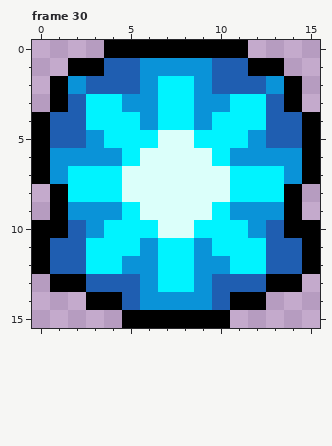
Two states of a pixel-art file, ExternalAssets/Buffs.ase. That is the earlier state.
16x16 pixels, 326 frames. Colours within 5 levels of each other are drawn and written as one. Shown: frame 30. The commit also changed other frames, which this record leaves out.
After:
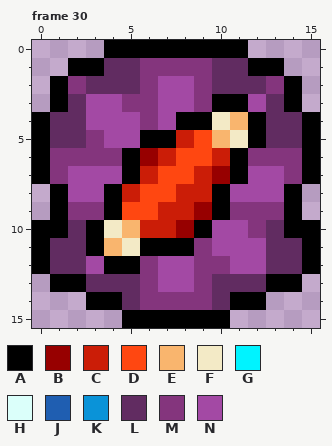
Palette (. is transparent): A #000000  B #970000  C #cb1d07  D #ff4711  E #f9b56e  F #f3eac6  G #00f3ff  H #dbfffa  J #1f5eb1  K #0a93d8  L #612c61  M #84357d  N #a349a4
From old to new:
--- frame 30, layers "Layer 2", "Layer 1"
@@ x 0..15 @@
  0 ....AAAAAAAA....
- 1 ..AAJJKKKKJJAA..
- 2 .AKJJJKGGKJJJKA.
- 3 .AJGGKKGGKKGGJA.
- 4 AJJGGGKGGKGGGJJA
- 5 AJJKGGGHHGGGKJJA
- 6 AKKKKGHHHHGKKKKA
- 7 AKGGGHHHHHHGGGKA
- 8 .AGGGHHHHHHGGGA.
- 9 .AKKKGHHHHGKKKA.
-10 AAJKGGGHHGGGKJAA
-11 AJJGGGKGGKGGGJJA
-12 AJJGGKKGGKKGGJJA
-13 .AAJJJKGGKJJJAA.
-14 ...AAJKKKKJAA...
+ 1 ..AALLMMMMLLAA..
+ 2 .AMLLLMNNMLLLMA.
+ 3 .ALNNMMNNMAANLA.
+ 4 ALLNNNMNAAFEALLA
+ 5 ALLMNNAACDEFALLA
+ 6 AMMMMABCDDCAMMMA
+ 7 AMNNNACDDCBANNMA
+ 8 .ANNACDDCCANNNA.
+ 9 .AMMADDCCBAMMMA.
+10 AALAFECCBANNMLAA
+11 ALLAEFAAAMNNNLLA
+12 ALLNAAMNNMMNNLLA
+13 .AALLLMNNMLLLAA.
+14 ...AALMMMMLAA...
 15 .....AAAAAA.....
Pixel boxes of the changes (left, top, right, bottom) in both pictures:
changed: (50, 58, 302, 310)
